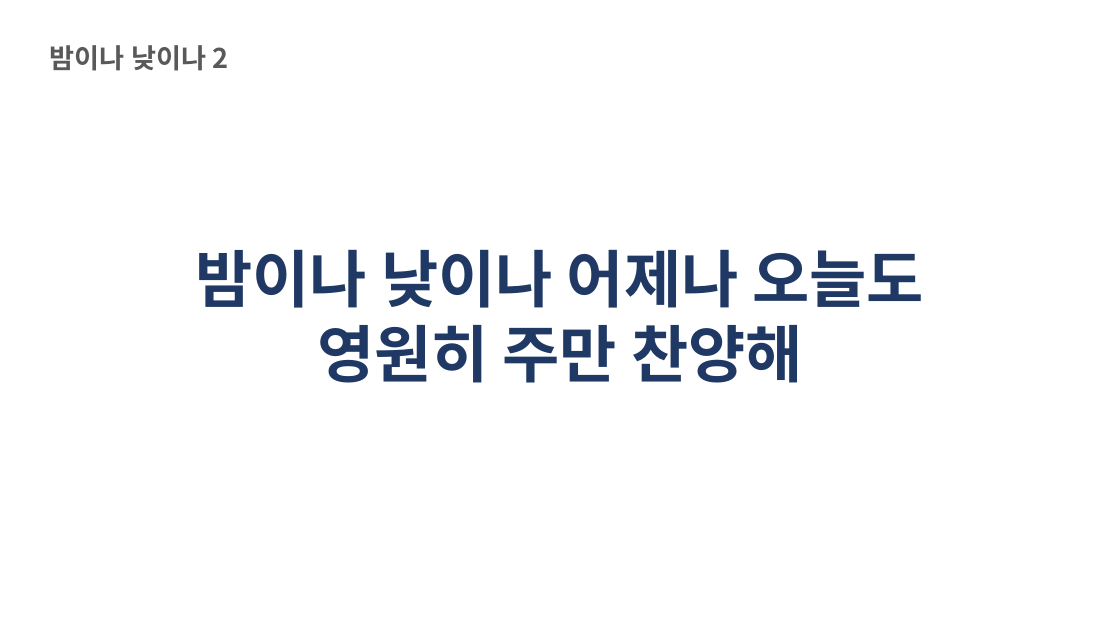
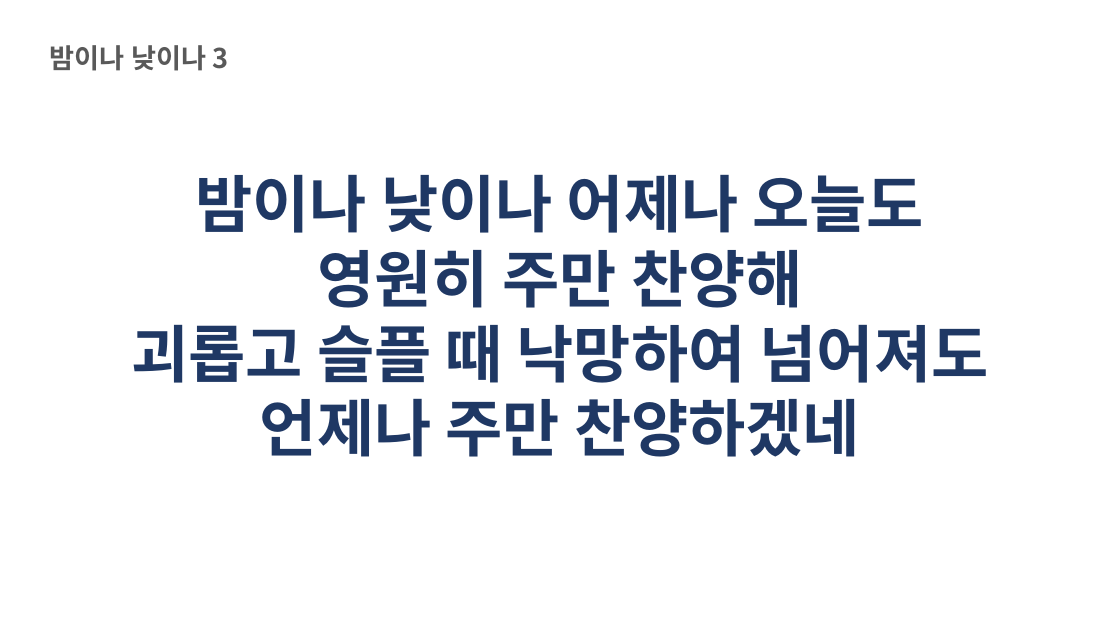
Before and after one commit to chanbinna/pptGeneratorWebsite, a slide deck: slide 5 of uploads/generated_presentation.pptx. Drawn at 1120x630 pixels with LibreOffice and Linux fonts; fonts in the diff are those of the drawing; background and template pictures are left out. Boxes give left, top, right and bottom in pixels: in the first picture for what was removed or moved away, otherwise in the second. Text is boxed around its words. In the diff, an @@ line names an element or a change of style, - is before the commit and + after.

```diff
--- a/uploads/generated_presentation.pptx
+++ b/uploads/generated_presentation.pptx
@@ text at [50, 45, 229, 71]: text changed @@
-밤이나 낮이나 2
+밤이나 낮이나 3
@@ text "밤이나 낮이나 어제나 오늘도": place and size @@
-text "밤이나 낮이나 어제나 오늘도" at [196, 249, 925, 383]
+text "밤이나 낮이나 어제나 오늘도" at [131, 174, 989, 457]
@@ text at [131, 324, 989, 457]: paragraphs added @@
+괴롭고 슬플 때 낙망하여 넘어져도
+언제나 주만 찬양하겠네
```
Also in this commit, not shown: 5 other slides changed, 3 slides removed, 2 other files.
